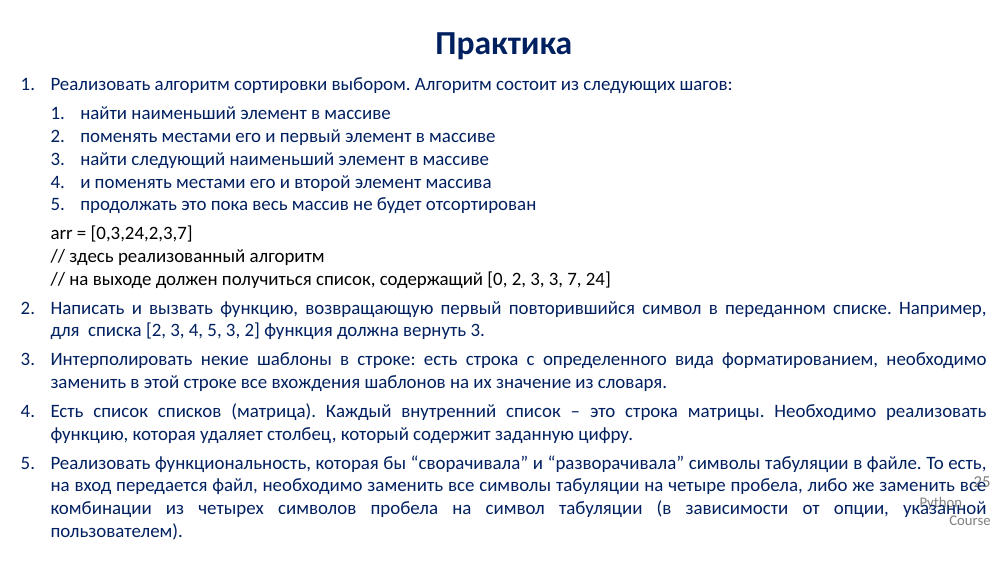
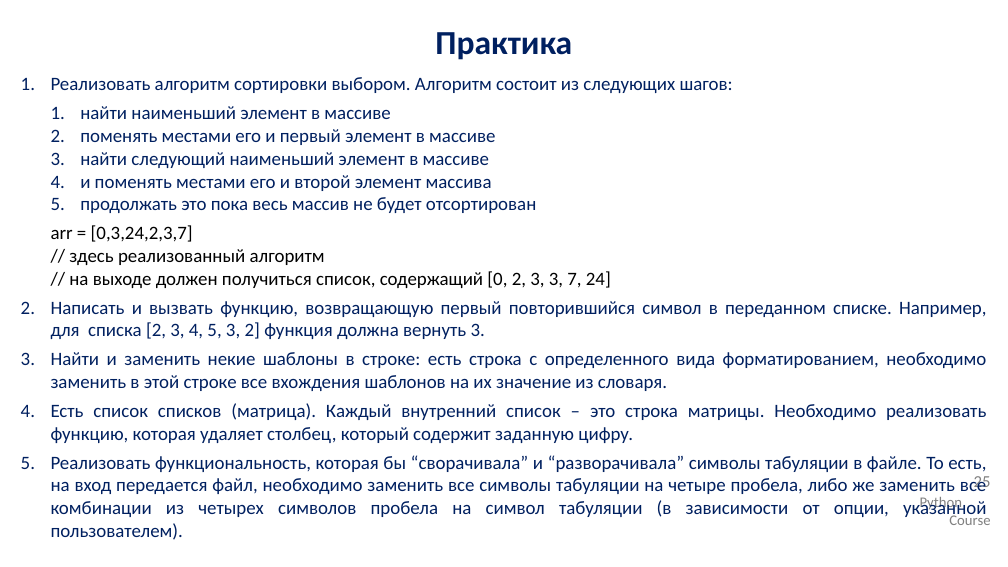
Before and after one commit to IlyaOrlov/PythonCourse2.0_June22, a slide deck: slide 25 of Lectures/py_lec_5.pptx. Drawn at 1008x567 pixels with LibreOffice and Linux fonts; fonts in the diff are those of the drawing; background and template pictures are left out. Boxes give left, top, right and bottom in pixels: in the first picture for what was removed or moved away, otherwise in the second. Text is boxed around its words. In the diff, an @@ line names an element or a change of style, - is before the commit and + after.

Commit message:
PC0: Initial commit

```diff
--- a/Lectures/py_lec_5.pptx
+++ b/Lectures/py_lec_5.pptx
@@ text at (51,352,986,391): text changed @@
-3. Интерполировать некие шаблоны в строке: есть строка с определенного вида форматированием, необходимо заменить в этой строке все вхождения шаблонов на их значение из словаря.
+3. Найти и заменить некие шаблоны в строке: есть строка с определенного вида форматированием, необходимо заменить в этой строке все вхождения шаблонов на их значение из словаря.
```
